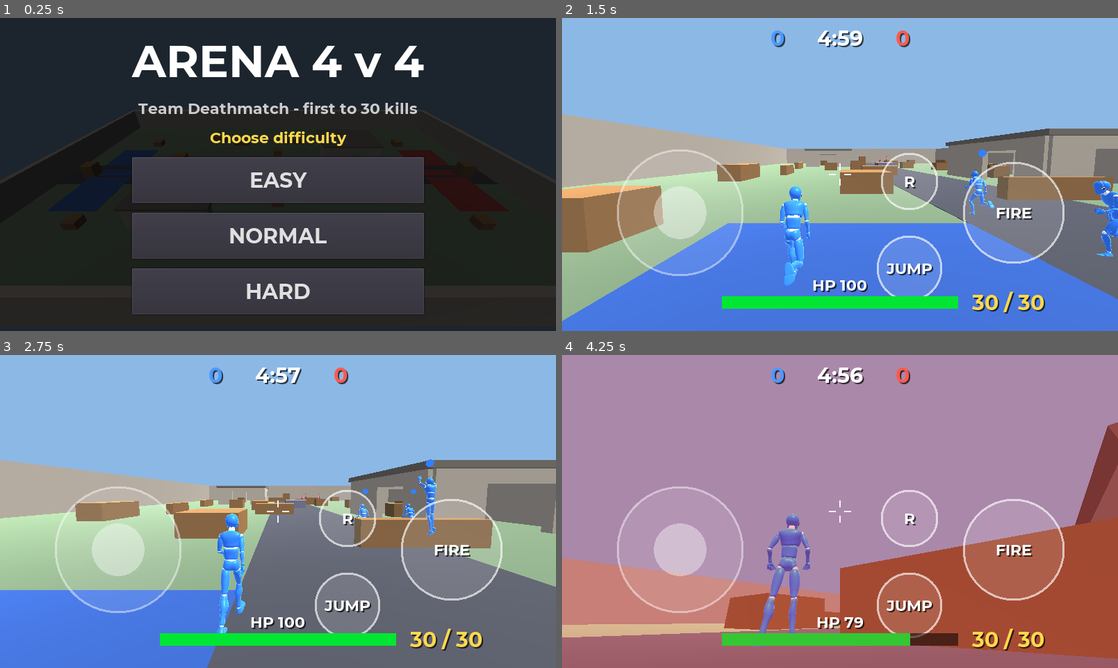
Above: before the commit, frames 1-4 (two rows, left to right).
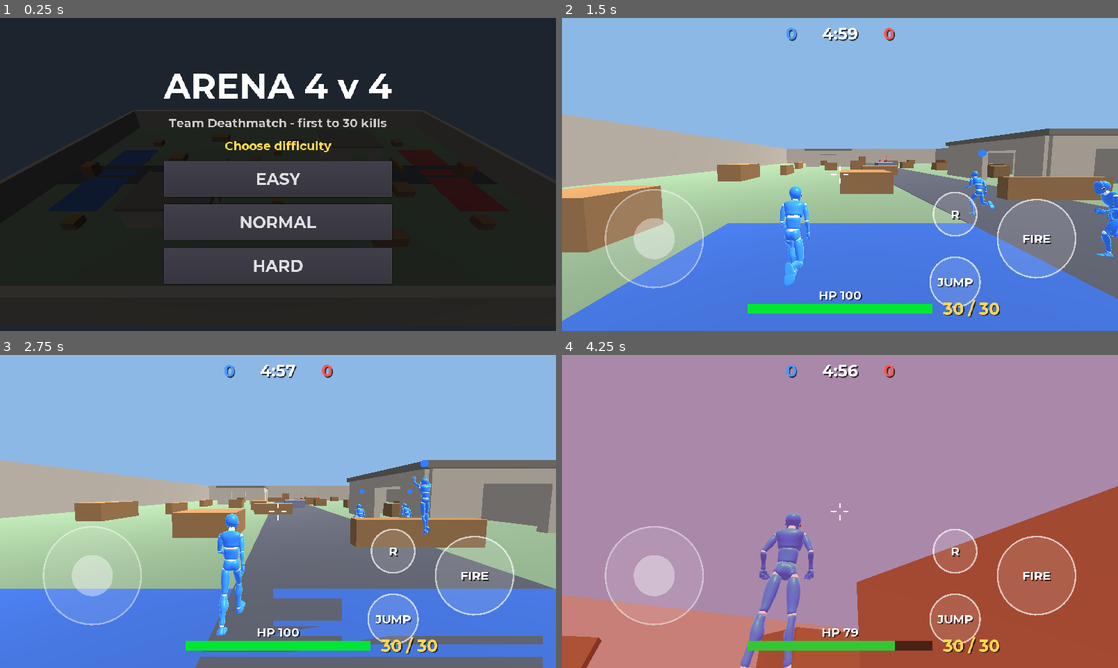
Above: after the commit, the same moments.

Repository: darkxtechzone-oss/CDM-YA-BONGO
Game: Godot game, scene res://src/Main/Main.tscn
Same seed, same stepped clock (60 frames per second), same inputs: the game is played once before the commit and once after it.
Inputs (mouse positions are in pixels of both pictures, inside the frame that each line leads up to):
- Up to frame 1 (0.25 s): no input
- Up to frame 2 (1.5 s): click "EASY" at 0.5 s; move the mouse to (962, 158) at 1.27 s; hold D (move_right) from 1.28 s (still down); hold W (move_front) from 1.28 s (still down); click (962, 158) at 1.42 s
- Up to frame 3 (2.75 s): tap Space (jump) at 1.52 s; release D (move_right) at 2 s; release W (move_front) at 2 s; drag from (166, 527) to (250, 574) at 2.02 s
- Up to frame 4 (4.25 s): move the mouse to (895, 442) at 2.77 s; hold D (move_right) 2.78-3.5 s; hold W (move_front) 2.78-3.5 s; drag from (812, 574) to (673, 464) at 3.52 s

The runs differ from the first frame. In frame 1, 20% of the frame differs, in the area x 23-77%, y 8-95%; in frame 2, 7.9%; in frame 3, 17%; in frame 4, 29%, in the area x 0-100%, y 3-100%.

Commit message:
Update project.godot

Diff:
--- a/project.godot
+++ b/project.godot
@@ -9,10 +9,10 @@
 
 [display]
 
-window/size/width=1280
-window/size/height=720
+window/size/width=1024
+window/size/height=576
 window/handheld/orientation="sensor_landscape"
-window/stretch/mode="canvas_items"
+window/stretch/mode="viewport"
 window/stretch/aspect="expand"
 
 [input]
